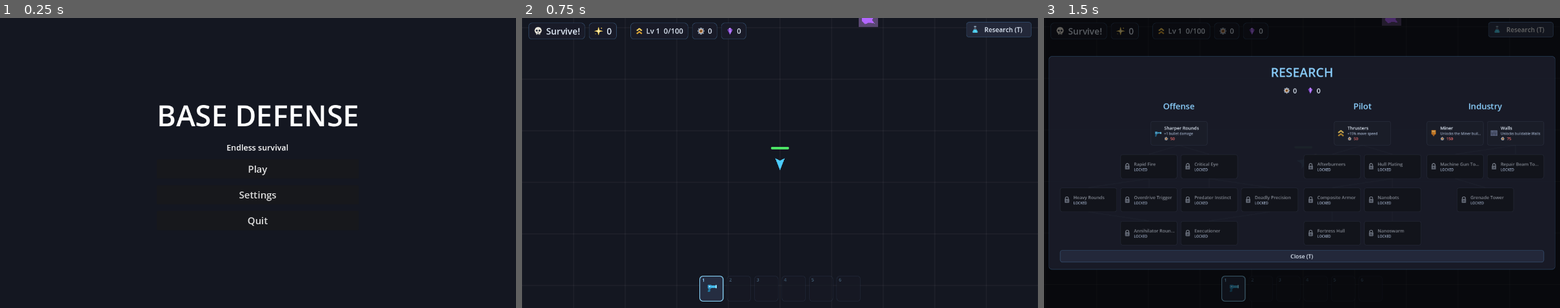
Above: before the commit, frames 1-3 (left to right).
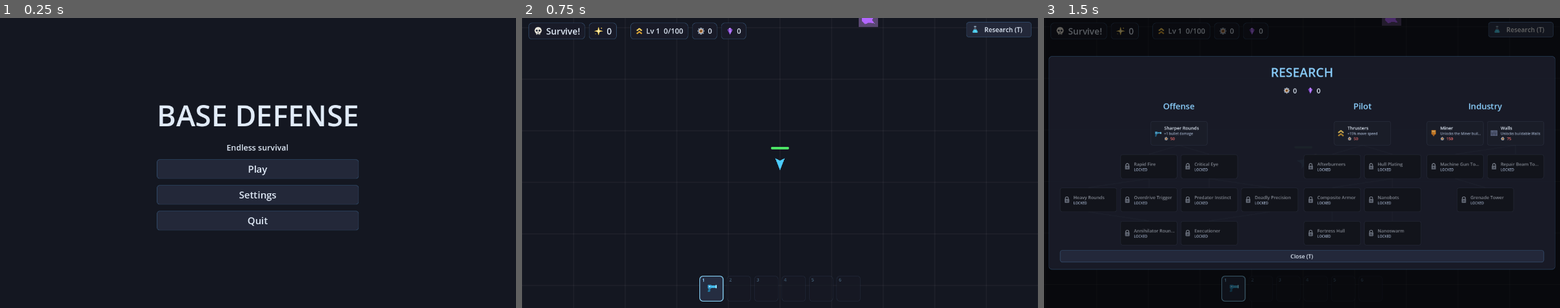
Above: after the commit, the same moments.

Repository: holgerson97/bug-defense
Game: Godot game, scene res://scenes/main_menu.tscn
Same seed, same stepped clock (60 frames per second), same inputs: the game is played once before the commit and once after it.
Inputs:
- Up to frame 1 (0.25 s): no input
- Up to frame 2 (0.75 s): click "Play" at 0.5 s
- Up to frame 3 (1.5 s): click "Research (T)" at 1.25 s

The runs differ from the first frame. In frame 1, 8.8% of the frame differs, in the area x 30-70%, y 30-74%; in frame 2, nothing differs; in frame 3, nothing differs.

Commit message:
Unlimited repeatable stat upgrades, pricier buildings, themed menu, README
Co-Authored-By: Claude Fable 5 <noreply@anthropic.com>

Diff:
--- a/scripts/game_state.gd
+++ b/scripts/game_state.gd
@@ -35,10 +35,10 @@
 
 # Per-placement costs, paid directly when the building is placed.
 const BUILDINGS := {
-	"wall": {"icon": "res://assets/icons/wall.svg", "name": "Wall", "cost": {"scrap": 8}, "research": "walls_1"},
-	"mg_tower": {"icon": "res://assets/icons/mg_tower.svg", "name": "MG Tower", "cost": {"scrap": 60, "crystal": 15}, "research": "mg_tower_1"},
-	"grenade_tower": {"icon": "res://assets/icons/grenade_tower.svg", "name": "Grenade Tower", "cost": {"scrap": 80, "crystal": 25}, "research": "grenade_tower_1"},
-	"repair_tower": {"icon": "res://assets/icons/repair_tower.svg", "name": "Repair Tower", "cost": {"scrap": 60, "crystal": 20}, "research": "repair_tower_1"},
+	"wall": {"icon": "res://assets/icons/wall.svg", "name": "Wall", "cost": {"scrap": 15}, "research": "walls_1"},
+	"mg_tower": {"icon": "res://assets/icons/mg_tower.svg", "name": "MG Tower", "cost": {"scrap": 120, "crystal": 40}, "research": "mg_tower_1"},
+	"grenade_tower": {"icon": "res://assets/icons/grenade_tower.svg", "name": "Grenade Tower", "cost": {"scrap": 160, "crystal": 60}, "research": "grenade_tower_1"},
+	"repair_tower": {"icon": "res://assets/icons/repair_tower.svg", "name": "Repair Tower", "cost": {"scrap": 120, "crystal": 50}, "research": "repair_tower_1"},
 }
 
 var xp: int = 0
@@ -103,8 +103,27 @@
 	var item = hotbar[selected_slot]
 	return item["id"] if item != null else ""
 
+## Player-stat upgrades (Offense/Pilot) can be bought forever; Industry
+## building unlocks are one-time.
+func is_repeatable(id: String) -> bool:
+	return UPGRADES[id]["branch"] != "Industry"
+
+func upgrade_level(id: String) -> int:
+	return int(purchased.get(id, 0))
+
+## Repeatable upgrades get 60% more expensive per level owned.
+func upgrade_cost(id: String) -> Dictionary:
+	var base: Dictionary = UPGRADES[id]["cost"]
+	var lvl := upgrade_level(id)
+	if lvl == 0 or not is_repeatable(id):
+		return base
+	var scaled := {}
+	for kind in base:
+		scaled[kind] = int(ceil(base[kind] * pow(1.6, lvl)))
+	return scaled
+
 func is_purchased(id: String) -> bool:
-	return purchased.has(id)
+	return upgrade_level(id) > 0
 
 func is_unlocked(id: String) -> bool:
 	for req in UPGRADES[id]["requires"]:
@@ -113,13 +132,15 @@
 	return true
 
 func can_purchase(id: String) -> bool:
-	return not is_purchased(id) and is_unlocked(id) and can_afford(UPGRADES[id]["cost"])
+	if not is_repeatable(id) and is_purchased(id):
+		return false
+	return is_unlocked(id) and can_afford(upgrade_cost(id))
 
 func purchase(id: String) -> bool:
 	if not can_purchase(id):
 		return false
-	spend(UPGRADES[id]["cost"])
-	purchased[id] = true
+	spend(upgrade_cost(id))
+	purchased[id] = upgrade_level(id) + 1
 	match id:
 		"miner_1":
 			set_hotbar_item(1, {"id": "miner", "name": "Miner", "icon": "res://assets/icons/miner.svg"})
@@ -140,7 +161,7 @@
 	for id in purchased:
 		var effects: Dictionary = UPGRADES[id]["effects"]
 		if effects.has(key):
-			total += effects[key]
+			total += effects[key] * upgrade_level(id)
 	return total
 
 # Player stats: research effects plus small per-level bonuses.
@@ -148,13 +169,14 @@
 	return 1 + int(stat("damage_bonus")) + int((level - 1) / 4.0)
 
 func player_crit_chance() -> float:
-	return 0.05 + stat("crit_chance")
+	return minf(0.05 + stat("crit_chance"), 0.8)
 
 func player_crit_mult() -> float:
 	return 1.5 + stat("crit_mult")
 
 func player_fire_cooldown(base_cooldown: float) -> float:
-	return maxf(base_cooldown * (1.0 - stat("fire_rate_cut")), 0.05)
+	# Diminishing returns so unlimited fire-rate levels never hit zero.
+	return maxf(base_cooldown / (1.0 + stat("fire_rate_cut")), 0.04)
 
 func player_speed(base_speed: float) -> float:
 	return base_speed * (1.0 + stat("speed_mult") + 0.01 * (level - 1))
--- a/scripts/main_menu.gd
+++ b/scripts/main_menu.gd
@@ -10,6 +10,7 @@
 @onready var _mute: CheckButton = $Center/SettingsMenu/Mute
 
 func _ready() -> void:
+	theme = UITheme.build()
 	$Center/Menu/Play.pressed.connect(_on_play)
 	$Center/Menu/SettingsButton.pressed.connect(_show_settings.bind(true))
 	$Center/Menu/Quit.pressed.connect(func(): get_tree().quit())
--- a/scripts/player.gd
+++ b/scripts/player.gd
@@ -8,7 +8,7 @@
 
 const Effects = preload("res://scripts/effects.gd")
 
-const MINER_COST := {"scrap": 25}
+const MINER_COST := {"scrap": 40}
 const MINER_PLACE_RANGE := 80.0
 const RECOIL_KICK := 5.0
 const RECOIL_MAX := 14.0
--- a/scripts/research_panel.gd
+++ b/scripts/research_panel.gd
@@ -150,7 +150,8 @@
 	return btn
 
 func _on_upgrade_pressed(id: String) -> void:
-	GameState.purchase(id)
+	if GameState.purchase(id):
+		Sfx.play("levelup")
 
 func _refresh() -> void:
 	_scrap_value.text = str(GameState.resources.get("scrap", 0))
@@ -160,7 +161,7 @@
 		var btn: Button = _buttons[id]
 		var ui: Dictionary = _button_ui[id]
 		btn.remove_theme_stylebox_override("disabled")
-		if GameState.is_purchased(id):
+		if GameState.is_purchased(id) and not GameState.is_repeatable(id):
 			btn.disabled = true
 			btn.add_theme_stylebox_override("disabled", UITheme.owned_style())
 			ui["icon"].texture = _icon(up.get("icon", ""))
@@ -183,11 +184,14 @@
 			ui["icon"].texture = _icon(up.get("icon", ""))
 			ui["icon"].modulate = Color(1, 1, 1, 1.0 if not btn.disabled else 0.75)
 			ui["name"].modulate = Color(1, 1, 1, 1)
-			ui["sub"].text = up["desc"]
-			ui["sub"].add_theme_color_override("font_color", UITheme.TEXT_DIM)
+			var lvl := GameState.upgrade_level(id)
+			ui["sub"].text = up["desc"] if lvl == 0 else "%s  —  Lv %d" % [up["desc"], lvl]
+			ui["sub"].add_theme_color_override("font_color", UITheme.TEXT_DIM if lvl == 0 else UITheme.GOOD)
 			ui["cost_row"].visible = true
+			var cost: Dictionary = GameState.upgrade_cost(id)
 			for kind in ui["cost_labels"]:
-				var enough: bool = GameState.resources.get(kind, 0) >= up["cost"][kind]
+				ui["cost_labels"][kind].text = str(cost.get(kind, 0))
+				var enough: bool = GameState.resources.get(kind, 0) >= cost.get(kind, 0)
 				ui["cost_labels"][kind].add_theme_color_override("font_color", UITheme.TEXT_COLOR if enough else UITheme.BAD)
 	# Redraw the connectors after the containers have laid the buttons out,
 	# and shrink the whole panel uniformly if the tree is wider than the view.
Not shown, changed: README.md
